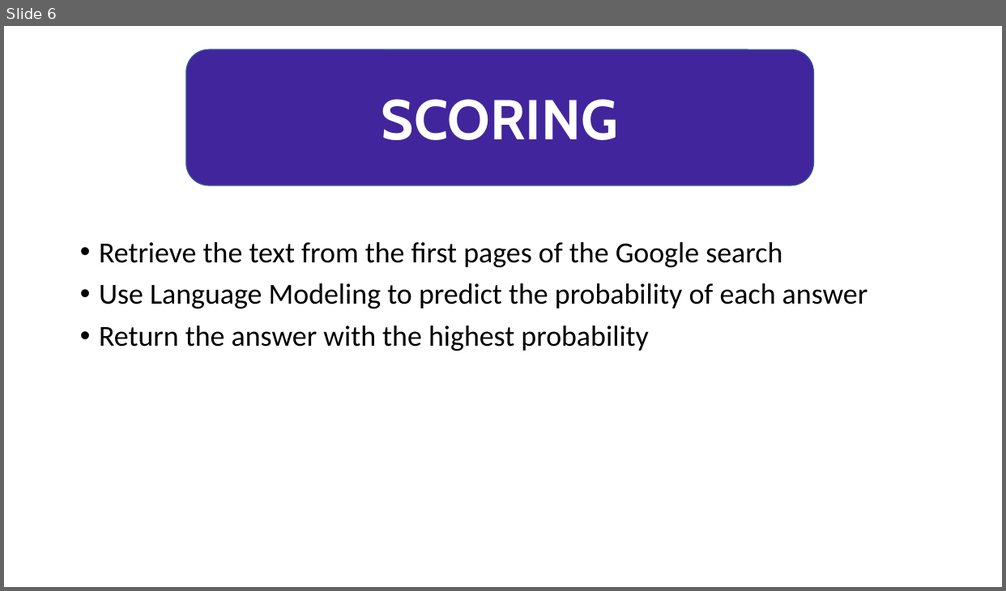
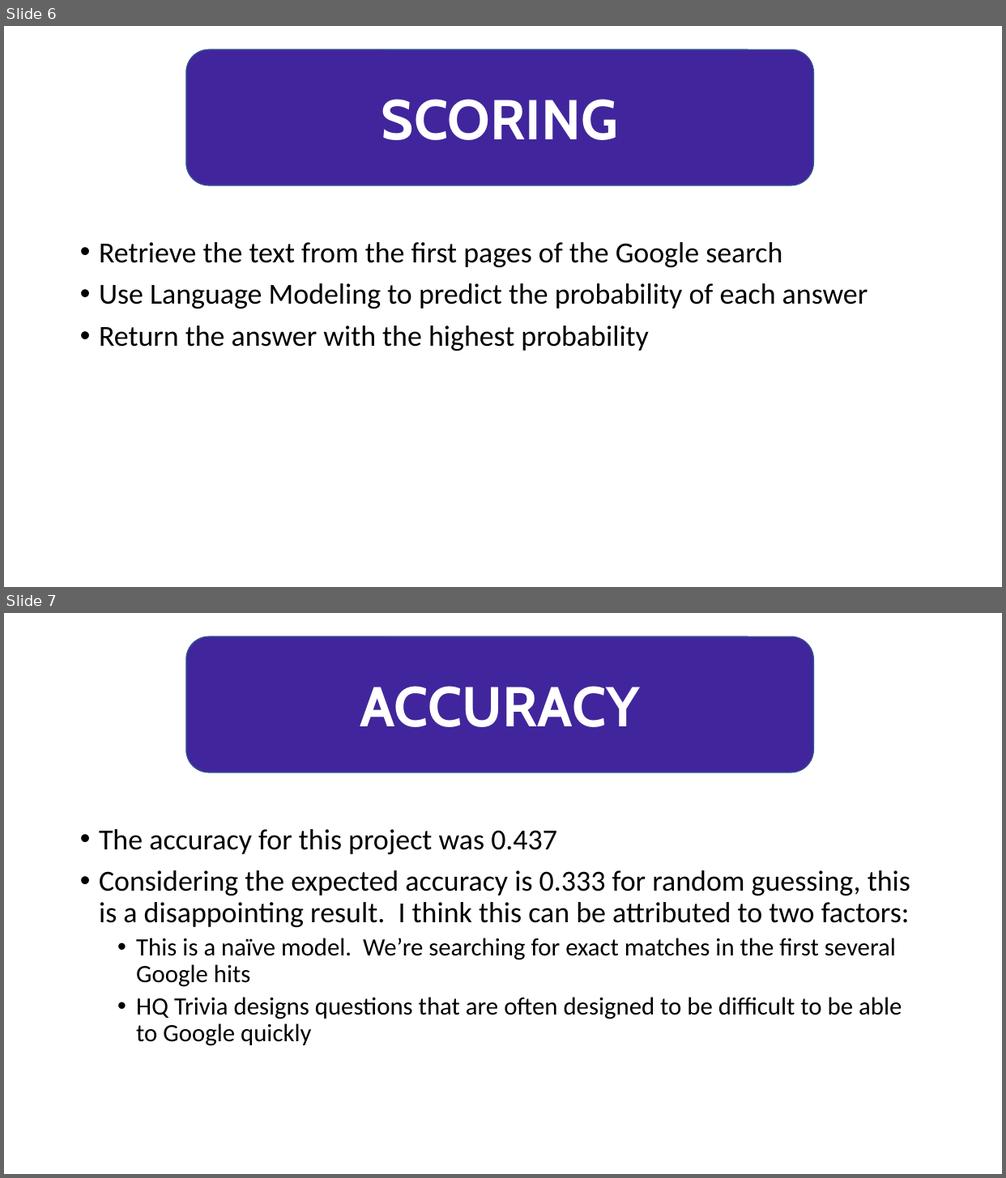
Before and after one commit to jaketoffler/hqtrivia, a slide deck: Slides.pptx. Shown one above the other, each under a label of ours: slide 6 before the commit, slides 6 and 7 after it. The pictures are 1006x591 and 1006x1178 pixels, drawn with LibreOffice and Linux fonts; fonts in the diff are those of the drawing. Boxes give left, top, right and bottom in pixels: in the first picture for what was removed or moved away, otherwise in the second. Text is boxed around its words. In the diff, an @@ line names an element or a change of style, - is before the commit and + after.

Commit message:
updated slides

```diff
--- a/Slides.pptx
+++ b/Slides.pptx
@@ slide 7 added at [4, 613, 1002, 1174], background #FFFFFF @@
@@ rounded rectangle added at [186, 637, 813, 773], fill #41259C, outline #325491 1 pt @@
@@ text added at [360, 686, 640, 727], 54 pt, text #FFFFFF, bold @@
+ACCURACY
@@ text added at [99, 829, 910, 1046], 24 pt, text #000000 @@
+• The accuracy for this project was 0.437
+• Considering the expected accuracy is 0.333 for random guessing, this is a disappointing result. I think this can be attributed to two factors:
+  • This is a naïve model. We’re searching for exact matches in the first several Google hits
+  • HQ Trivia designs questions that are often designed to be difficult to be able to Google quickly
```
Also in this commit, not shown: 1 other slide added, 1 slide removed.
